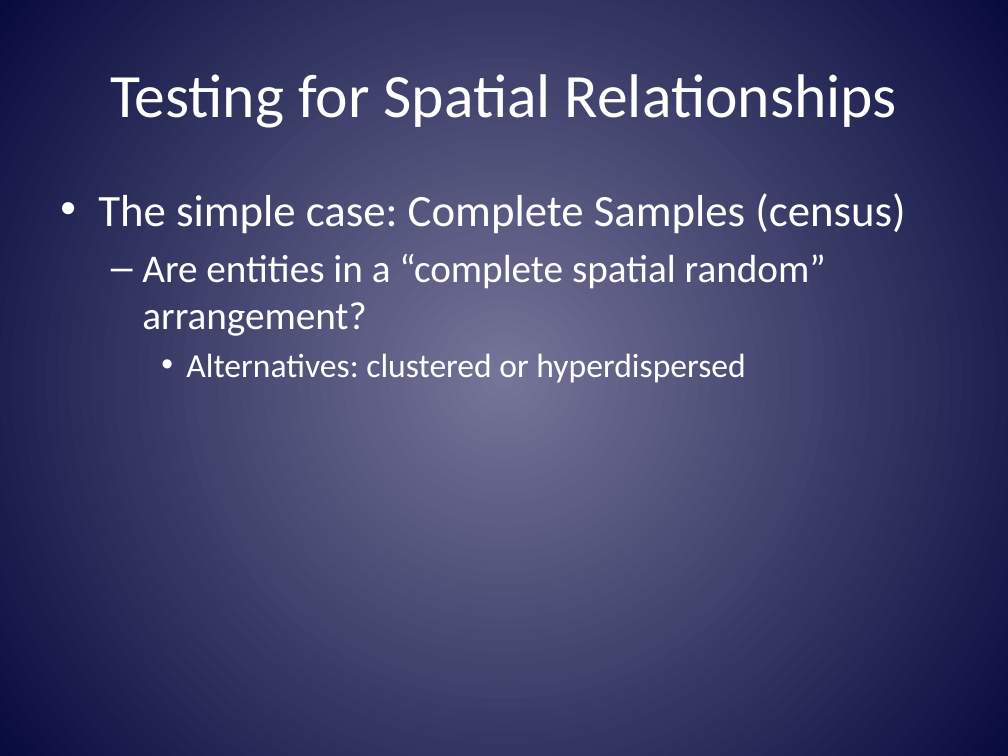
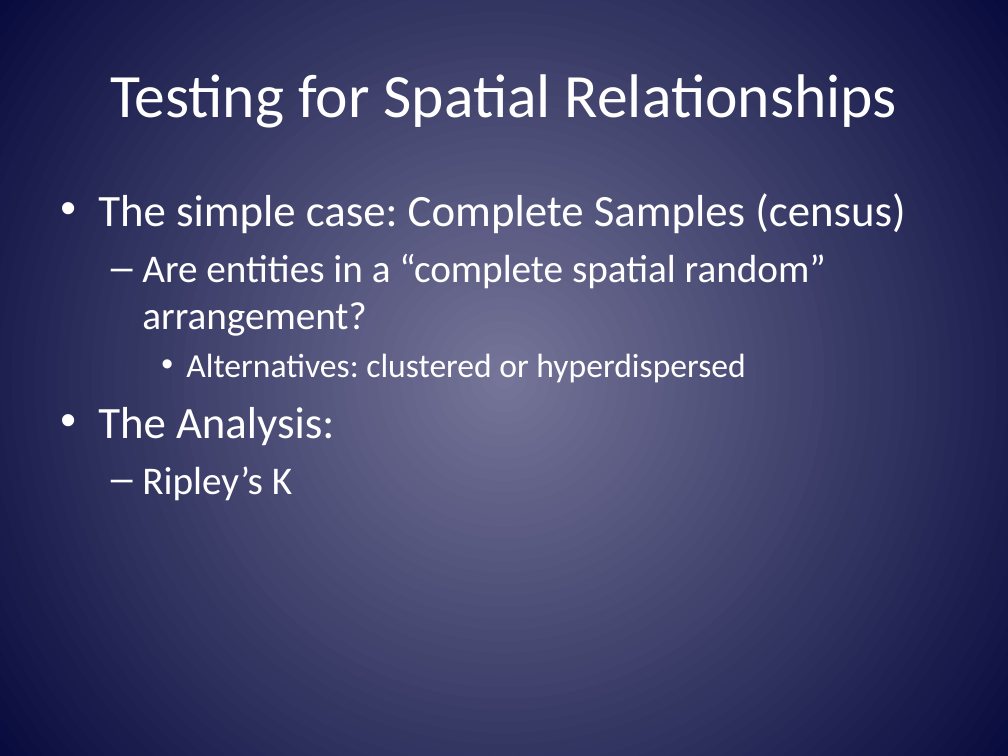
Before and after one commit to mltConsEcol/TU_LandscapeAnalysis_Documents, a slide deck: slide 10 of Lectures/LandscapeAnalysis_Week2.pptx (slide 9 before the commit). Drawn at 1008x756 pixels with LibreOffice and Linux fonts; fonts in the diff are those of the drawing. Boxes give left, top, right and bottom in pixels: in the first picture for what was removed or moved away, otherwise in the second. Text is boxed around its words. In the diff, an @@ line names an element or a change of style, - is before the commit and + after.

```diff
--- a/Lectures/LandscapeAnalysis_Week2.pptx
+++ b/Lectures/LandscapeAnalysis_Week2.pptx
@@ text at box(98, 407, 334, 501): paragraphs added @@
+• The Analysis:
+  – Ripley’s K
```
Also in this commit, not shown: 2 other slides changed, 2 slides added, 15 slides removed.
